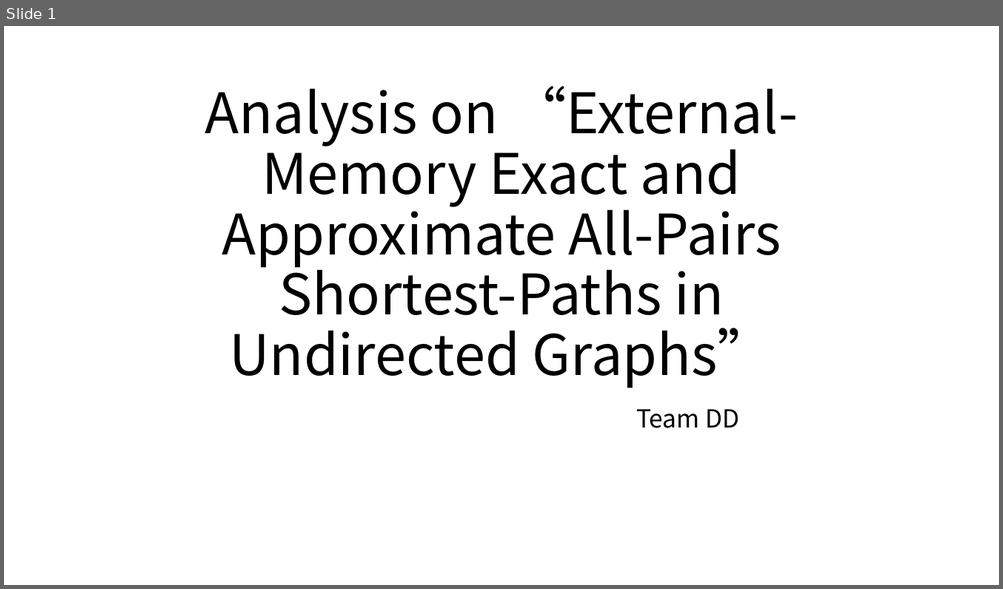
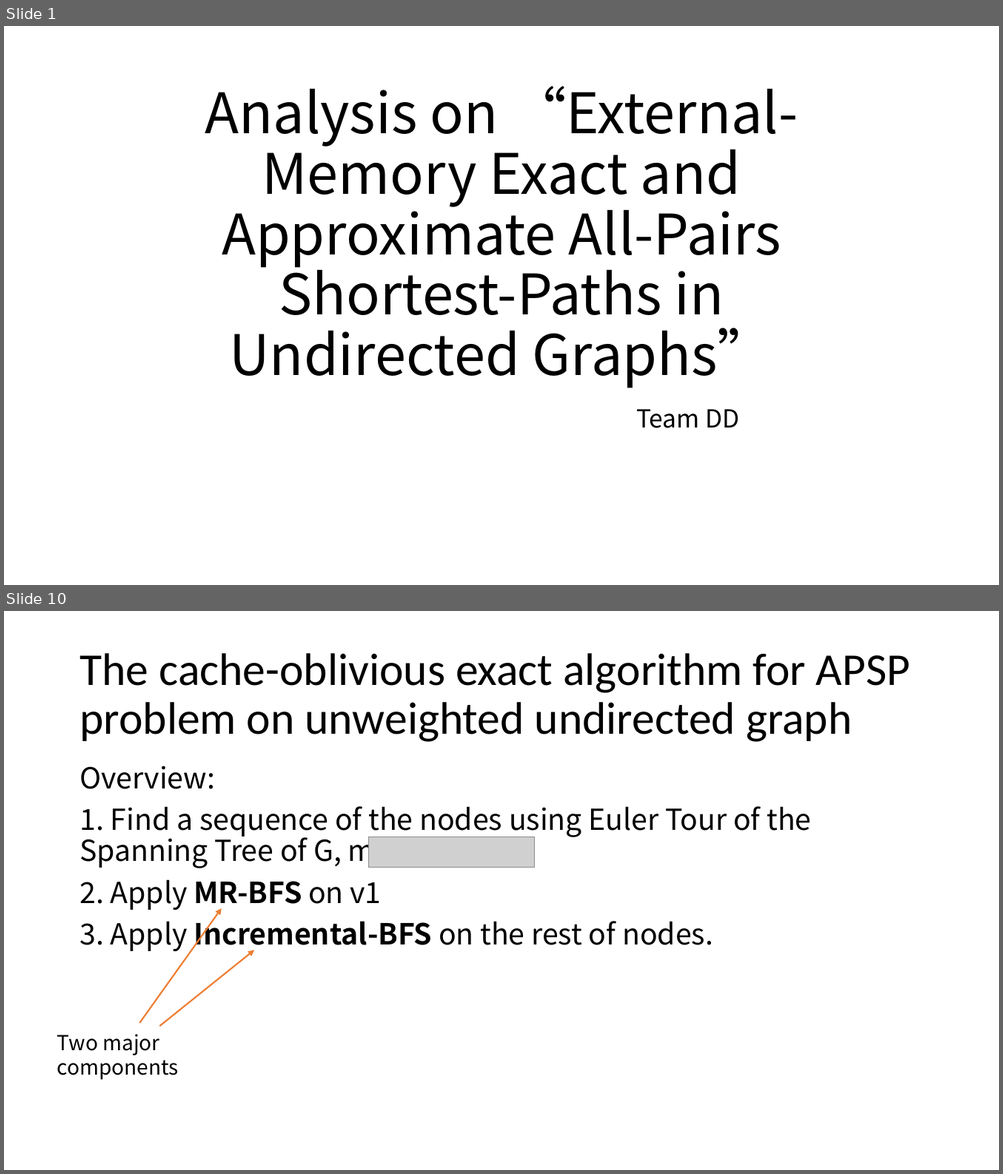
Before and after one commit to KSDeng/CS5234_miniproject, a slide deck: slide.pptx. Shown one above the other, each under a label of ours: slide 1 before the commit, slides 1 and 10 after it; the slides between them are not shown. The pictures are 1003x589 and 1003x1174 pixels, drawn with LibreOffice and Linux fonts; fonts in the diff are those of the drawing; grey boxes stand for pictures. Boxes give left, top, right and bottom in pixels: in the first picture for what was removed or moved away, otherwise in the second. Text is boxed around its words. In the diff, an @@ line names an element or a change of style, - is before the commit and + after.

```diff
--- a/slide.pptx
+++ b/slide.pptx
@@ slide 10 added at bbox=[4, 611, 999, 1170], background #FFFFFF @@
@@ title added at bbox=[79, 653, 910, 742], 44 pt, text #000000 @@
+The cache-oblivious exact algorithm for APSP problem on unweighted undirected graph
@@ text added at bbox=[79, 766, 811, 953], 28 pt, text #000000 @@
+Overview:
+1. Find a sequence of the nodes using Euler Tour of the Spanning Tree of G, marked as
+2. Apply MR-BFS on v1
+3. Apply Incremental-BFS on the rest of nodes.
@@ picture added at bbox=[369, 837, 535, 868] @@
@@ arrow added from (140, 1024) to (221, 908), #ED7D31 1.5 pt @@
@@ arrow added from (160, 1027) to (254, 951), #ED7D31 1.5 pt @@
@@ text added at bbox=[57, 1034, 179, 1080], 20 pt, text #000000 @@
+Two major components
```
Also in this commit, not shown: 11 slides changed, 12 other slides added, 4 slides removed, 1 other file.
